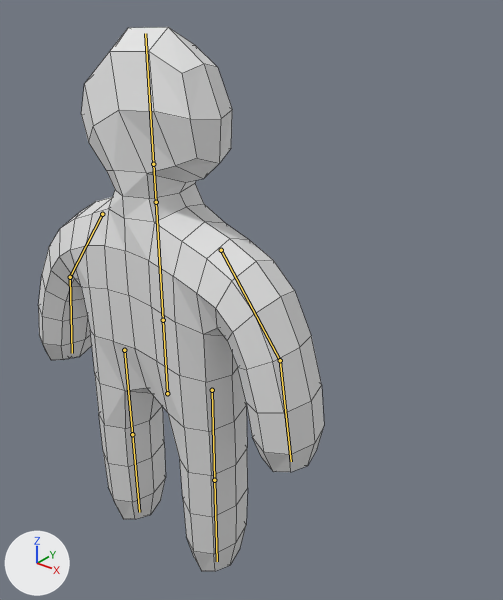
Before and after pictures for a commit that changed the Blender file models/parkour_guy.blend.
Rendered twice from a 50 mm camera at (2.03, -1.91, 1.3) aimed at (0.32, 0.22, -0.03). Arrows for +X, +Y and +Z are at lower left; the lights stay in place. The older version comes first. The bones that bend it are drawn over the model as lines. Mesh edges are drawn as thin lines.

In view in the first picture: 'ParkourGuy'.
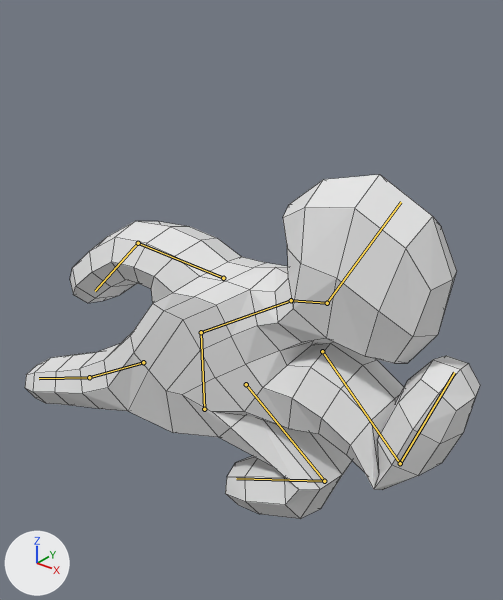
The newer file adds an action. The first version stands in its rest pose; the second is drawn at frame 3 of the action 'run'.

Boxes (x1, y1, x2, y2) around the edits, measured in the pictures (503 x 600 px):
```json
{"object": "ParkourGuy", "change": "posed", "before": [38, 27, 324, 571], "after": [25, 174, 480, 519], "on screen": "59% wider, 37% shorter"}
{"bone": "root", "before": "(167, 393) to (163, 320)", "after": "(204, 409) to (201, 332)"}
{"bone": "back", "before": "(163, 320) to (156, 202)", "after": "(201, 332) to (291, 300)"}
{"bone": "neck", "before": "(156, 202) to (153, 164)", "after": "(291, 300) to (327, 303)"}
{"bone": "head", "before": "(153, 164) to (145, 33)", "after": "(327, 303) to (401, 202)"}
{"bone": "upper_arm.r", "before": "(221, 250) to (280, 360)", "after": "(322, 351) to (400, 463)"}
{"bone": "lower_arm.r", "before": "(280, 360) to (291, 461)", "after": "(400, 463) to (454, 372)"}
{"bone": "upper_arm.l", "before": "(102, 214) to (70, 277)", "after": "(223, 278) to (138, 243)"}
{"bone": "lower_arm.l", "before": "(70, 277) to (72, 353)", "after": "(138, 243) to (95, 291)"}
{"bone": "thigh.r", "before": "(212, 390) to (214, 480)", "after": "(246, 384) to (324, 481)"}
{"bone": "calf.r", "before": "(214, 480) to (217, 561)", "after": "(324, 481) to (236, 478)"}
{"bone": "thigh.l", "before": "(124, 350) to (132, 434)", "after": "(143, 362) to (89, 377)"}
{"bone": "calf.l", "before": "(132, 434) to (139, 512)", "after": "(89, 377) to (39, 378)"}
```

The change, as JSON lines over the scene's bpy script:
```json
{"block": "bone_root", "where": "bone_root = bpy.data.objects['Armature'].pose.bones['root']"}
{"op": "set", "path": "bone_root.location", "old": "(0.0, 0.0, 0.0)", "new": "(0.233, 0.015, 0.0)"}
{"block": "bone_back", "where": "bone_back = bpy.data.objects['Armature'].pose.bones['back']  # child of 'root'"}
{"op": "set", "path": "bone_back.rotation_quaternion", "old": "(1.0, 0.0, 0.0, 0.0)", "new": "(0.873, 0.0, 0.0, -0.488)", "note": "degrees (0, 0, 0) -> degrees (0, 0, -58)"}
{"block": "bone_neck", "where": "bone_neck = bpy.data.objects['Armature'].pose.bones['neck']  # child of 'back'"}
{"op": "set", "path": "bone_neck.rotation_quaternion", "old": "(1.0, 0.0, 0.0, 0.0)", "new": "(0.987, 0.0, 0.0, -0.16)", "note": "degrees (0, 0, 0) -> degrees (0, 0, -18)"}
{"block": "bone_head", "where": "bone_head = bpy.data.objects['Armature'].pose.bones['head']  # child of 'neck'"}
{"op": "set", "path": "bone_head.rotation_quaternion", "old": "(1.0, 0.0, 0.0, 0.0)", "new": "(0.921, 0.0, 0.0, 0.39)", "note": "degrees (0, 0, 0) -> degrees (0, 0, 46)"}
{"block": "bone_upper_arm_r", "where": "bone_upper_arm_r = bpy.data.objects['Armature'].pose.bones['upper_arm.r']  # child of 'back'"}
{"op": "set", "path": "bone_upper_arm_r.location", "old": "(0.0, 0.0, 0.0)", "new": "(0.0, -0.21, 0.007)"}
{"op": "set", "path": "bone_upper_arm_r.rotation_quaternion", "old": "(1.0, 0.0, 0.0, 0.0)", "new": "(0.835, -0.55, 0.0, 0.0)", "note": "degrees (0, 0, 0) -> degrees (-67, 0, 0)"}
{"block": "bone_lower_arm_r", "where": "bone_lower_arm_r = bpy.data.objects['Armature'].pose.bones['lower_arm.r']  # child of 'upper_arm.r'"}
{"op": "set", "path": "bone_lower_arm_r.rotation_quaternion", "old": "(1.0, 0.0, 0.0, 0.0)", "new": "(0.308, -0.951, 0.0, 0.0)", "note": "degrees (0, 0, 0) -> degrees (-144, 0, 0)"}
{"block": "bone_upper_arm_l", "where": "bone_upper_arm_l = bpy.data.objects['Armature'].pose.bones['upper_arm.l']  # child of 'back'"}
{"op": "set", "path": "bone_upper_arm_l.location", "old": "(0.0, 0.0, 0.0)", "new": "(0.0, 0.017, 0.232)"}
{"op": "set", "path": "bone_upper_arm_l.rotation_quaternion", "old": "(1.0, 0.0, 0.0, 0.0)", "new": "(1.0, 0.014, 0.0, 0.0)", "note": "degrees (0, 0, 0) -> degrees (2, 0, 0)"}
{"block": "bone_lower_arm_l", "where": "bone_lower_arm_l = bpy.data.objects['Armature'].pose.bones['lower_arm.l']  # child of 'upper_arm.l'"}
{"op": "set", "path": "bone_lower_arm_l.rotation_quaternion", "old": "(1.0, 0.0, 0.0, 0.0)", "new": "(0.986, 0.165, 0.0, 0.0)", "note": "degrees (0, 0, 0) -> degrees (19, 0, 0)"}
{"block": "bone_thigh_r", "where": "bone_thigh_r = bpy.data.objects['Armature'].pose.bones['thigh.r']  # child of 'root'"}
{"op": "set", "path": "bone_thigh_r.location", "old": "(0.0, 0.0, 0.0)", "new": "(0.0, -0.089, 0.037)"}
{"op": "set", "path": "bone_thigh_r.rotation_quaternion", "old": "(1.0, 0.0, 0.0, 0.0)", "new": "(0.894, -0.447, 0.0, 0.0)", "note": "degrees (0, 0, 0) -> degrees (-53, 0, 0)"}
{"block": "bone_calf_r", "where": "bone_calf_r = bpy.data.objects['Armature'].pose.bones['calf.r']  # child of 'thigh.r'"}
{"op": "set", "path": "bone_calf_r.rotation_quaternion", "old": "(1.0, 0.0, 0.0, 0.0)", "new": "(0.521, 0.853, 0.0, 0.0)", "note": "degrees (0, 0, 0) -> degrees (117, 0, 0)"}
{"block": "bone_thigh_l", "where": "bone_thigh_l = bpy.data.objects['Armature'].pose.bones['thigh.l']  # child of 'root'"}
{"op": "set", "path": "bone_thigh_l.location", "old": "(0.0, 0.0, 0.0)", "new": "(0.0, 0.034, -0.102)"}
{"op": "set", "path": "bone_thigh_l.rotation_quaternion", "old": "(1.0, 0.0, 0.0, 0.0)", "new": "(0.864, -0.503, 0.0, 0.0)", "note": "degrees (0, 0, 0) -> degrees (-60, 0, 0)"}
{"block": "bone_calf_l", "where": "bone_calf_l = bpy.data.objects['Armature'].pose.bones['calf.l']  # child of 'thigh.l'"}
{"op": "set", "path": "bone_calf_l.rotation_quaternion", "old": "(1.0, 0.0, 0.0, 0.0)", "new": "(0.998, -0.067, 0.0, 0.0)", "note": "degrees (0, 0, 0) -> degrees (-8, 0, 0)"}
```
